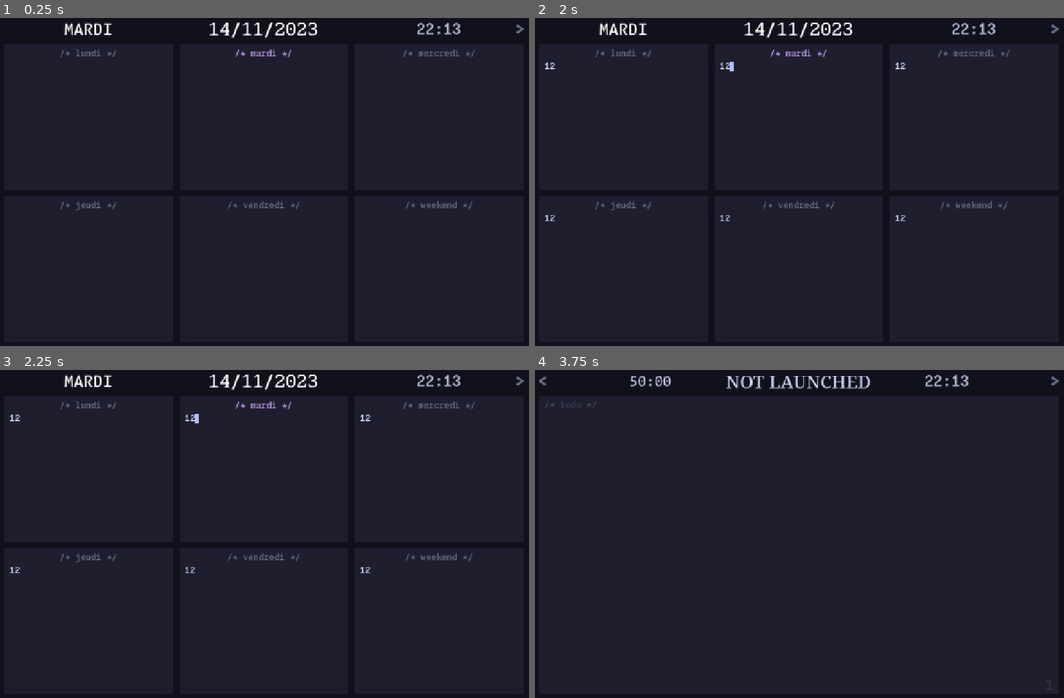
Above: before the commit, frames 1-4 (two rows, left to right).
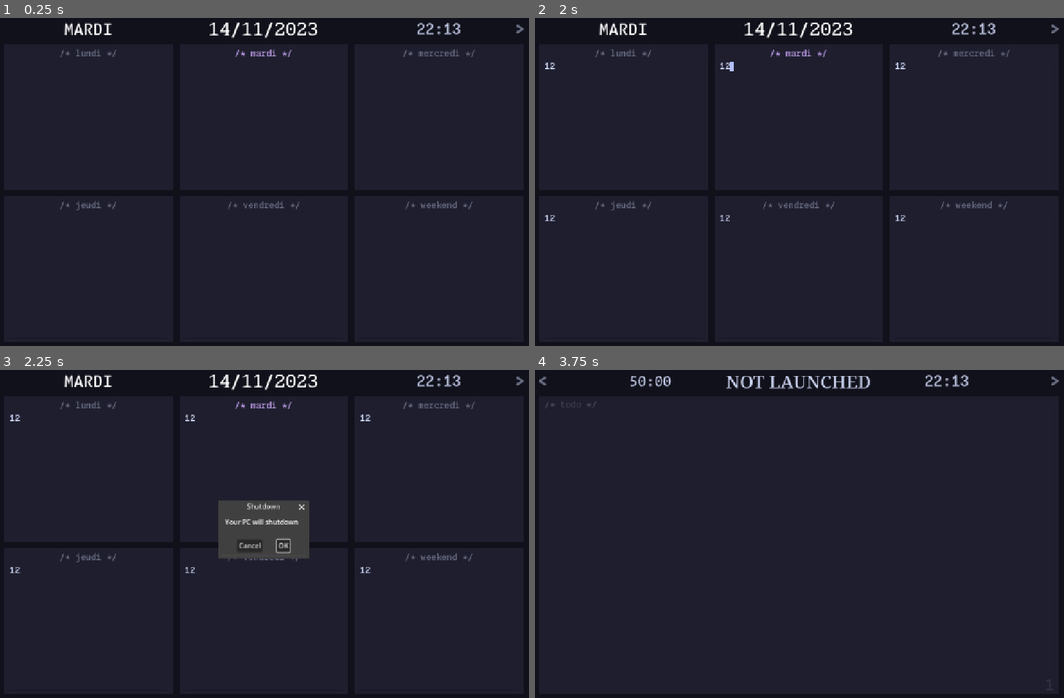
Above: after the commit, the same moments.

Repository: t0qen/study-manager
Game: Godot game, scene res://scenes/calendar.tscn
Same seed, same stepped clock (60 frames per second), same inputs: the game is played once before the commit and once after it.
Inputs (mouse positions are in pixels of both pictures, inside the frame that each line leads up to):
- Up to frame 1 (0.25 s): no input
- Up to frame 2 (2 s): click (974, 122) at 0.52 s; type "12" at 0.6 s; click (624, 122) at 0.75 s; type "12" at 0.83 s; click (624, 273) at 0.98 s; type "12" at 1.07 s; click (974, 273) at 1.27 s; type "12" at 1.35 s; click (799, 273) at 1.5 s; type "12" at 1.58 s; click (799, 122) at 1.73 s; type "12" at 1.82 s
- Up to frame 3 (2.25 s): click (264, 379) at 2.02 s
- Up to frame 4 (3.75 s): click (820, 547) at 2.75 s, where only the run after the commit has a clickable "OK"; click (1053, 379) at 3.5 s

Frames 1-2 are identical in both runs. In frame 3, 2.8% of the frame differs, in the area x 36-59%, y 13-58%; in frame 4, nothing differs.

Commit message:
Shutdown button

Diff:
--- a/godot/scenes/calendar.tscn
+++ b/godot/scenes/calendar.tscn
@@ -1,8 +1,7 @@
-[gd_scene load_steps=18 format=3 uid="uid://boy5ualc1fboj"]
+[gd_scene load_steps=19 format=3 uid="uid://boy5ualc1fboj"]
 
 [ext_resource type="FontFile" uid="uid://b3u1oy2aaoo8j" path="res://misc/fonts/MonaspaceNeon-Medium.otf" id="1_nb4pb"]
 [ext_resource type="Script" uid="uid://dkrrd422uiyx4" path="res://scripts/calendar.gd" id="1_o53js"]
-[ext_resource type="PackedScene" uid="uid://duh117iy3yl2l" path="res://scenes/todo_list.tscn" id="3_vrnb8"]
 [ext_resource type="LabelSettings" uid="uid://cjilq4k2rqe3r" path="res://misc/fonts_settings/next_prev_labels.tres" id="4_l5pxe"]
 [ext_resource type="FontFile" uid="uid://csxr0f0ecj00g" path="res://misc/fonts/MonaspaceXenon-Medium.otf" id="4_yqp0o"]
 [ext_resource type="FontFile" uid="uid://wtjo68m12553" path="res://misc/fonts/MonaspaceArgon-Medium.otf" id="5_l5pxe"]
@@ -53,6 +52,10 @@
 [sub_resource type="LabelSettings" id="LabelSettings_vqkwy"]
 font = ExtResource("5_l5pxe")
 font_size = 37
+
+[sub_resource type="StyleBoxEmpty" id="StyleBoxEmpty_l5pxe"]
+
+[sub_resource type="StyleBoxEmpty" id="StyleBoxEmpty_bud5a"]
 
 [node name="calendar" type="Control"]
 layout_mode = 3
@@ -407,12 +410,6 @@
 theme_override_styles/pressed = SubResource("StyleBoxEmpty_xnkdq")
 flat = true
 
-[node name="todo-list" parent="." instance=ExtResource("3_vrnb8")]
-visible = false
-layout_mode = 1
-offset_top = 8.0
-offset_bottom = 8.0
-
 [node name="label" type="Control" parent="."]
 anchors_preset = 0
 offset_right = 40.0
@@ -461,6 +458,22 @@
 label_settings = SubResource("LabelSettings_vqkwy")
 horizontal_alignment = 1
 vertical_alignment = 1
+
+[node name="shutdown" type="Button" parent="."]
+layout_mode = 0
+offset_left = 504.0
+offset_top = 8.0
+offset_right = 776.0
+offset_bottom = 64.0
+theme_override_styles/focus = SubResource("StyleBoxEmpty_l5pxe")
+theme_override_styles/pressed = SubResource("StyleBoxEmpty_bud5a")
+flat = true
+
+[node name="ConfirmationDialog" type="ConfirmationDialog" parent="."]
+title = "Shutdown"
+initial_position = 1
+always_on_top = true
+dialog_text = "Your PC will shutdown"
 
 [connection signal="text_changed" from="mercredi/mercredi" to="." method="_on_mercredi_text_changed"]
 [connection signal="text_changed" from="lundi/lundi" to="." method="_on_lundi_text_changed"]
@@ -469,3 +482,6 @@
 [connection signal="text_changed" from="vendredi/vendredi" to="." method="_on_vendredi_text_changed"]
 [connection signal="text_changed" from="mardi/mardi" to="." method="_on_mardi_text_changed"]
 [connection signal="pressed" from="change" to="." method="_on_change_pressed"]
+[connection signal="pressed" from="shutdown" to="." method="_on_shutdown_pressed"]
+[connection signal="canceled" from="ConfirmationDialog" to="." method="_on_confirmation_dialog_canceled"]
+[connection signal="confirmed" from="ConfirmationDialog" to="." method="_on_confirmation_dialog_confirmed"]
--- a/godot/scripts/calendar.gd
+++ b/godot/scripts/calendar.gd
@@ -120,3 +120,21 @@
 			get_node(str(excpeted_node)).label_settings.font_color = excepted_color
 			print(get_node(str(excpeted_node)).label_settings.font_color)
 	prev_day = day
+
+
+
+
+
+func _on_shutdown_pressed() -> void:
+	$ConfirmationDialog.show()
+
+
+
+func _on_confirmation_dialog_confirmed() -> void:
+	OS.execute("shutdown", ["-h", "now"])
+
+
+
+
+func _on_confirmation_dialog_canceled() -> void:
+	$ConfirmationDialog.hide()
Not shown, changed: godot/export_presets.cfg
